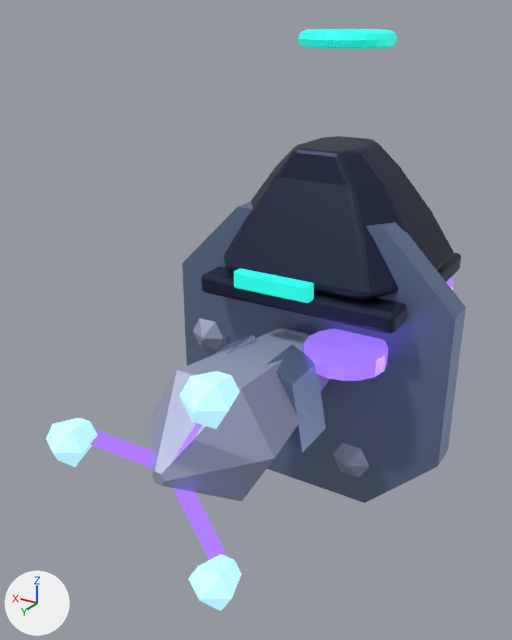
Before and after pictures for a commit that changed the glTF model assets/models/buildings/factions/lumen_radar.glb.
Rendered twice from a 50 mm camera at (-1.75, 3.9, 1.92) aimed at (0.17, 0.71, 0.33). The axes (+X, +Y, +Z) are drawn at lower left. The lights are the same throughout. The older version comes first. Where no turn or scale is listed for an object, it has been applied to the vertices.

In view in the first picture: 'Faceted gravitic foot', 'Faceted gravitic foot.002', 'Floating central armor slab', 'Flux suspension pad.001', 'Geometric levitation plinth', 'Phased-array battery cheek', 'Phased-array battery cheek.001', 'Sensor array · rising signal plinth', 'Sensor induction ring', 'Tall sensor monolith', 'TeamColor', 'Triangular levitation strut', 'Triangular phased-array wing.002', 'Wing lens', 'Wing lens.001', 'Wing lens.002' and 3 more.
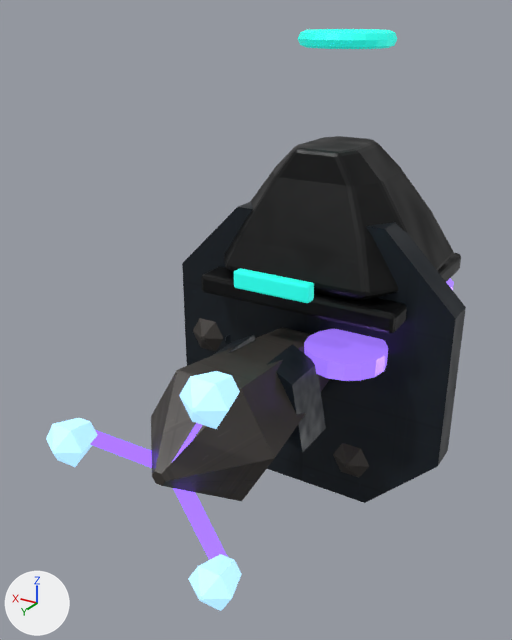
Pixel boxes (x1, y1, x2, y2) of what changed, in the pictures (512 x 640 px):
'Geometric levitation plinth', surface changed (blue to black): (182, 202, 466, 503) in both
'Sensor array · rising signal plinth', surface changed: (224, 136, 453, 301) in both
'Tall sensor monolith', surface changed (greyish blue to black): (151, 327, 330, 501) in both
'Floating central armor slab', surface changed: (201, 252, 461, 334) in both
'Phased-array battery cheek', surface changed (darker): (267, 344, 326, 453) in both
'Faceted gravitic foot.002', surface changed (greyish blue to black): (333, 443, 369, 478) in both
'Faceted gravitic foot', surface changed (greyish blue to black): (193, 318, 223, 351) in both
'Phased-array battery cheek.001', surface changed (blue to grey): (212, 335, 255, 356) in both
'Triangular levitation strut', surface changed: (225, 335, 231, 345) in both

Diff of the bpy script that builds the scene:
```diff
--- a/assets/models/buildings/factions/lumen_radar.glb.py
+++ b/assets/models/buildings/factions/lumen_radar.glb.py
@@ img_steel_roughness @@
+img_steel_roughness = load_image('steel_roughness', '../../textures/industrial/factions/lumen/steel_roughness.png', 512, 512, 'Non-Color')
@@ img_factions_lumen_steel_steel_albedo @@
+img_factions_lumen_steel_steel_albedo = load_image('factions_lumen_steel_steel_albedo', '../../textures/industrial/factions/lumen/factions_lumen_steel_steel_albedo.png', 512, 512, 'sRGB')
@@ img_steel_normal @@
+img_steel_normal = load_image('steel_normal', '../../textures/industrial/factions/lumen/steel_normal.png', 512, 512, 'Non-Color')
@@ img_factions_lumen_dark_graphite_albedo @@
+img_factions_lumen_dark_graphite_albedo = load_image('factions_lumen_dark_graphite_albedo', '../../textures/industrial/factions/lumen/factions_lumen_dark_graphite_albedo.png', 512, 512, 'sRGB')
@@ img_graphite_roughness @@
+img_graphite_roughness = load_image('graphite_roughness', '../../textures/industrial/factions/lumen/graphite_roughness.png', 512, 512, 'Non-Color')
@@ img_graphite_normal @@
+img_graphite_normal = load_image('graphite_normal', '../../textures/industrial/factions/lumen/graphite_normal.png', 512, 512, 'Non-Color')
@@ img_ceramic_normal @@
+img_ceramic_normal = load_image('ceramic_normal', '../../textures/industrial/factions/lumen/ceramic_normal.png', 512, 512, 'Non-Color')
@@ img_factions_lumen_armor_light_ceramic_albedo @@
+img_factions_lumen_armor_light_ceramic_albedo = load_image('factions_lumen_armor_light_ceramic_albedo', '../../textures/industrial/factions/lumen/factions_lumen_armor_light_ceramic_albedo.png', 512, 512, 'sRGB')
@@ img_ceramic_roughness @@
+img_ceramic_roughness = load_image('ceramic_roughness', '../../textures/industrial/factions/lumen/ceramic_roughness.png', 512, 512, 'Non-Color')
@@ mat_lumen___light_005 @@
 mat_lumen___light_005 = bpy.data.materials.new('Lumen / light.005')
-# nodes: BsdfPrincipled, OutputMaterial
-# colours: greyish blue #a6adc8
+# nodes: BsdfPrincipled, Math, NormalMap, OutputMaterial, SeparateColor, TexImage x3
+# uses the picture img_ceramic_normal
+# uses the picture img_ceramic_roughness
+# uses the picture img_factions_lumen_armor_light_ceramic_albedo
@@ mat_lumen___dark_005 @@
 mat_lumen___dark_005 = bpy.data.materials.new('Lumen / dark.005')
-# nodes: BsdfPrincipled, OutputMaterial
-# colours: dark blue #2c354d
+# nodes: BsdfPrincipled, Math, NormalMap, OutputMaterial, SeparateColor, TexImage x3
+# uses the picture img_factions_lumen_dark_graphite_albedo
+# uses the picture img_graphite_normal
+# uses the picture img_graphite_roughness
@@ mat_lumen___steel_005 @@
 mat_lumen___steel_005 = bpy.data.materials.new('Lumen / steel.005')
-# nodes: BsdfPrincipled, OutputMaterial
-# colours: blue #7c8eaf
+# nodes: BsdfPrincipled, Math, NormalMap, OutputMaterial, SeparateColor, TexImage x3
+# uses the picture img_factions_lumen_steel_steel_albedo
+# uses the picture img_steel_normal
+# uses the picture img_steel_roughness
```
